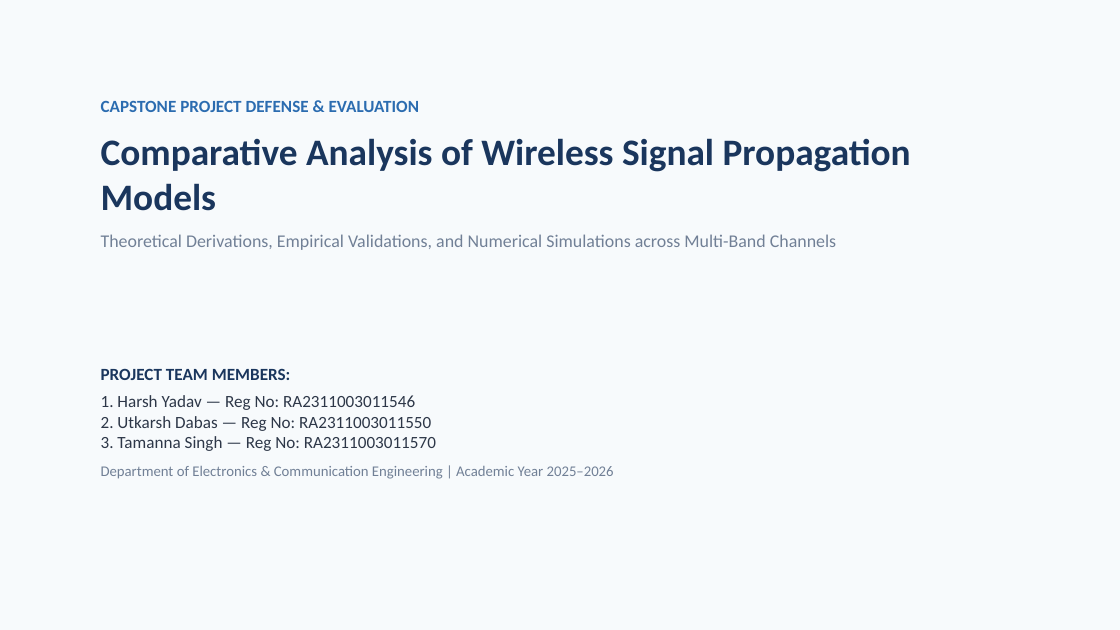
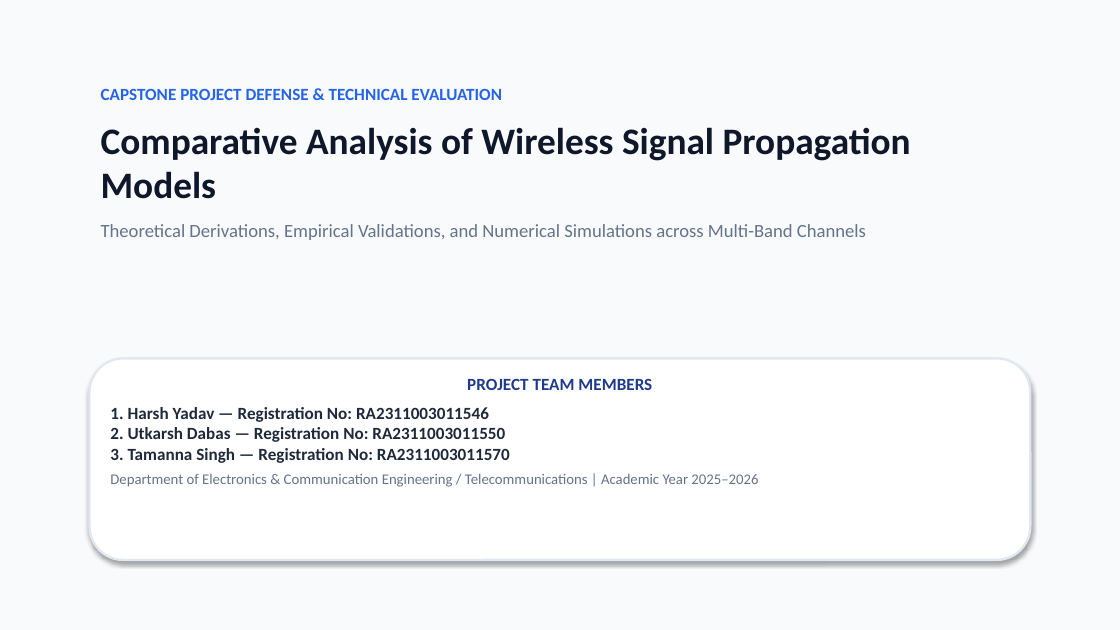
Before and after one commit to Harsh010801/Wireless, a slide deck: slide 1 of outputs/presentation/Wireless_Propagation_Analysis.pptx. Drawn at 1120x630 pixels with LibreOffice and Linux fonts; fonts in the diff are those of the drawing. Boxes give left, top, right and bottom in pixels: in the first picture for what was removed or moved away, otherwise in the second. Text is boxed around its words. In the diff, an @@ line names an element or a change of style, - is before the commit and + after.

Commit message:
Update master presentation with 20 slides, embedded figures, and team credentials

```diff
--- a/outputs/presentation/Wireless_Propagation_Analysis.pptx
+++ b/outputs/presentation/Wireless_Propagation_Analysis.pptx
@@ background #F7FAFC to #F8FAFC @@
@@ text "CAPSTONE PROJECT DEFENSE & TECHNICAL ...": place and size @@
-text "CAPSTONE PROJECT DEFENSE & TECHNICAL ..." at [101, 101, 911, 250]
+text "CAPSTONE PROJECT DEFENSE & TECHNICAL ..." at [101, 88, 911, 240]
@@ text at [101, 88, 502, 100]: text changed; text colour #2B6CB0 to #2563EB @@
-CAPSTONE PROJECT DEFENSE & EVALUATION
+CAPSTONE PROJECT DEFENSE & TECHNICAL EVALUATION
@@ text at [101, 127, 911, 240]: text colour #1A365D to #0F172A in "Comparative Analysis of Wireless Signal Propagation Models"; size 11.5 to 12 pt, text colour #718096 to #64748B in "Theoretical Derivations, Empirical Validations, and Numerica ..." @@
@@ rounded rectangle "PROJECT TEAM MEMBERS": place and size @@
-rounded rectangle "PROJECT TEAM MEMBERS" at [101, 368, 614, 479]
+rounded rectangle "PROJECT TEAM MEMBERS" at [90, 358, 1030, 560]
@@ rounded rectangle "PROJECT TEAM MEMBERS" at [90, 358, 1030, 560]: fill none to #FFFFFF; outline none to #E2E8F0 1.5 pt; shadow on @@
@@ text in rounded rectangle at [110, 378, 758, 487]: text changed; text colour #2D3748 to #1E293B; bold on @@
-PROJECT TEAM MEMBERS:
-1. Harsh Yadav — Reg No: RA2311003011546
-2. Utkarsh Dabas — Reg No: RA2311003011550
-3. Tamanna Singh — Reg No: RA2311003011570
-Department of Electronics & Communication Engineering | Academic Year 2025–2026
+PROJECT TEAM MEMBERS
+1. Harsh Yadav — Registration No: RA2311003011546
+2. Utkarsh Dabas — Registration No: RA2311003011550
+3. Tamanna Singh — Registration No: RA2311003011570
+Department of Electronics & Communication Engineering / Telecommunications | Academic Year 2025–2026
```
Also in this commit, not shown: 13 other slides changed, 6 slides added, 2 slides removed, 3 other files.
